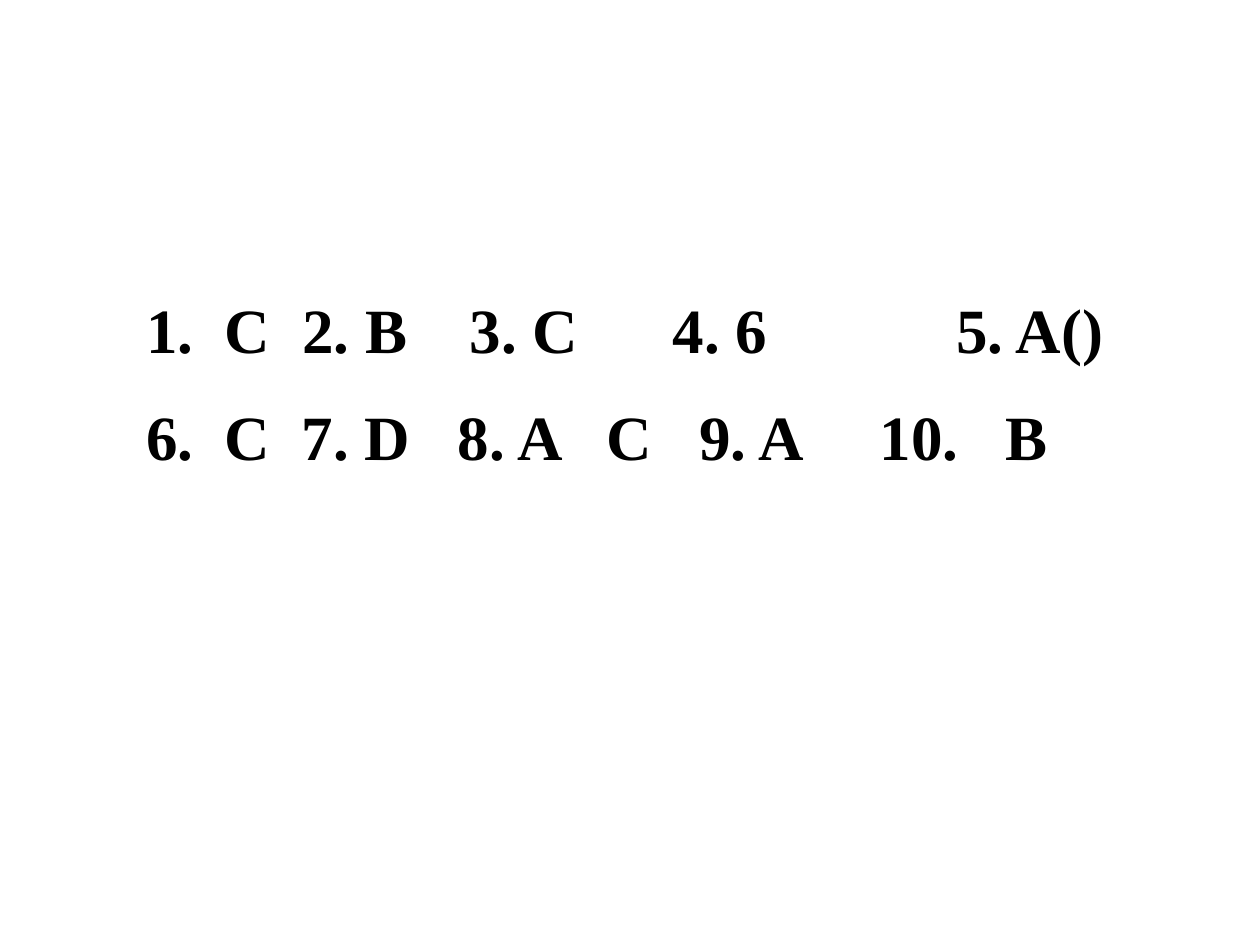
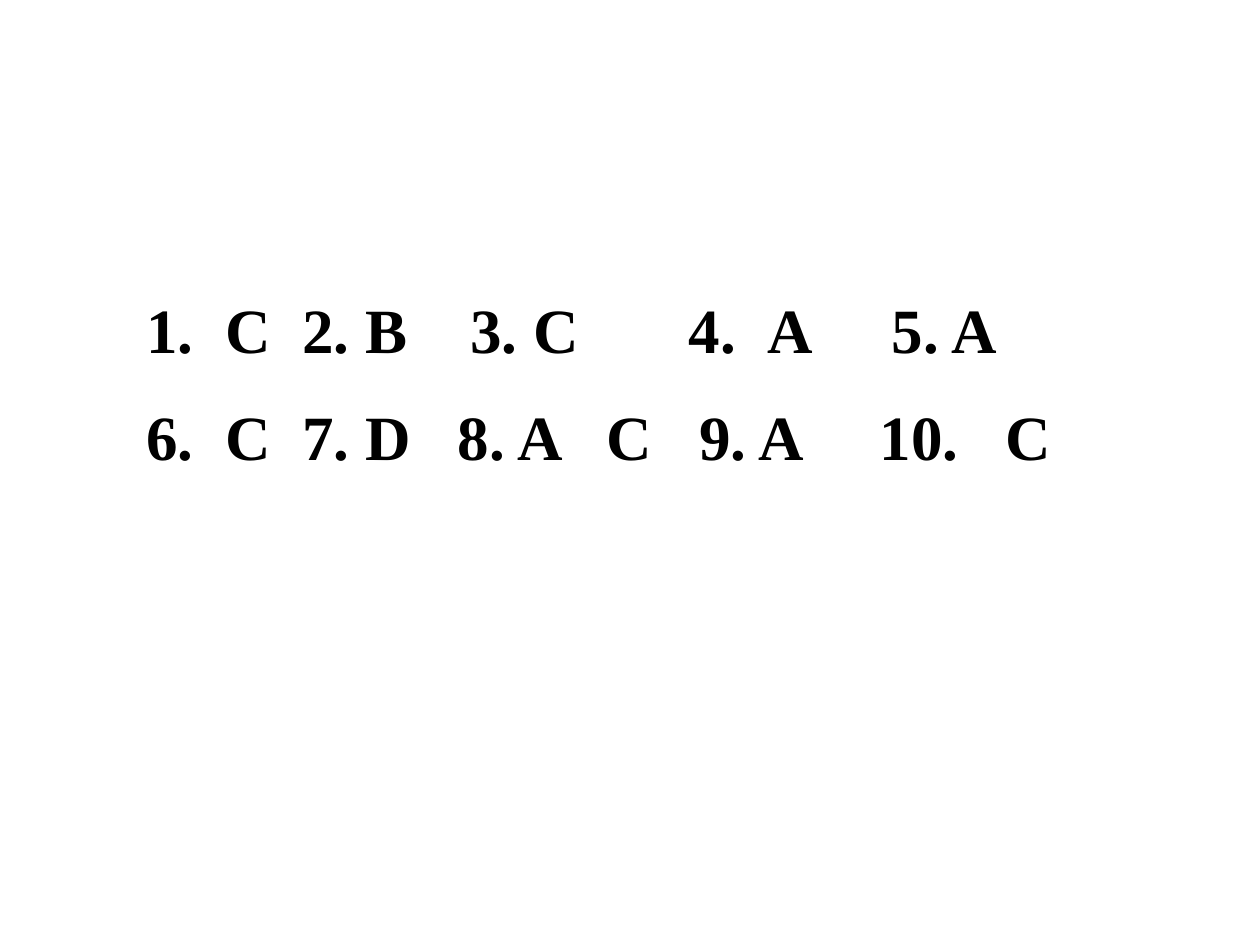
Before and after one commit to Gempittance/Data_Structur_Build, a slide deck: slide 56 of 数据结构PPT/ds7.pptx. Drawn at 1260x945 pixels with LibreOffice and Linux fonts; fonts in the diff are those of the drawing; background and template pictures are left out. Boxes give left, top, right and bottom in pixels: in the first picture for what was removed or moved away, otherwise in the second. Text is boxed around its words. In the diff, an @@ line names an element or a change of style, - is before the commit and + after.

Commit message:
修改07 PPT

```diff
--- a/数据结构PPT/ds7.pptx
+++ b/数据结构PPT/ds7.pptx
@@ text at (x1=146, y1=311, x2=1051, y2=461): text changed @@
-1. C 2. B 3. C 4. 6 5. A()
-6. C 7. D 8. A C 9. A 10. B
+1. C 2. B 3. C 4. A 5. A
+6. C 7. D 8. A C 9. A 10. C
```
